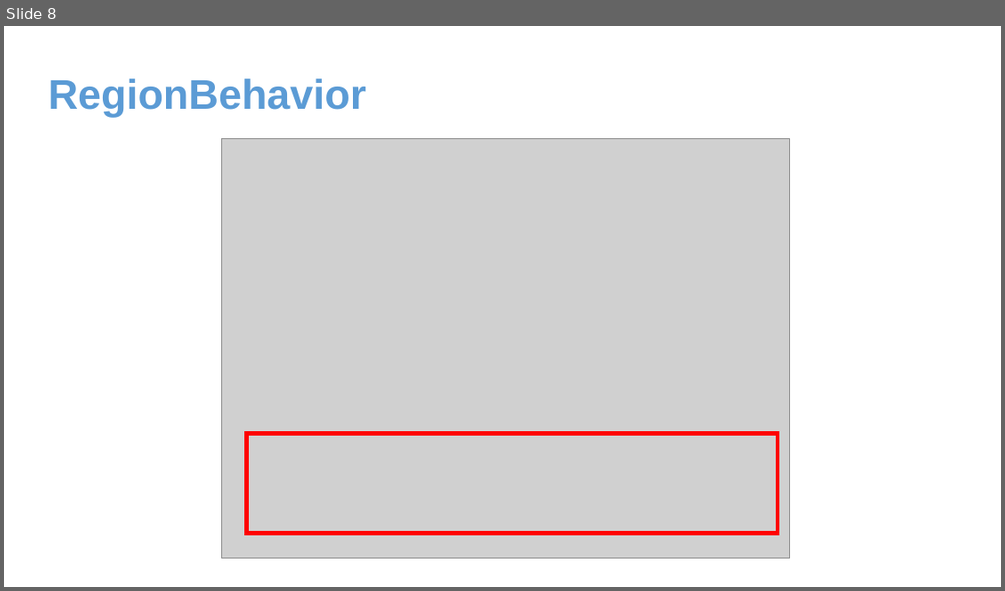
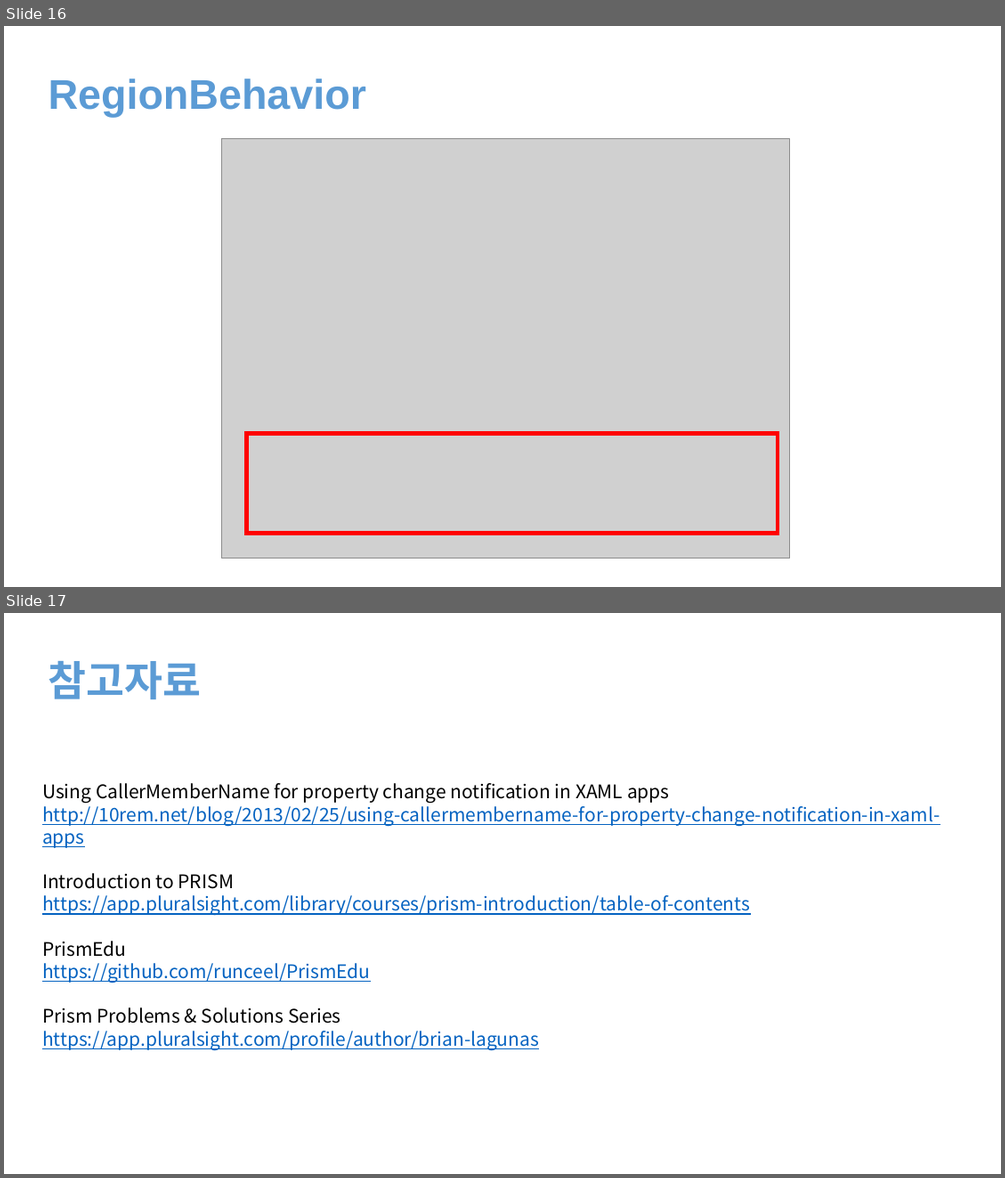
Before and after one commit to juniair/Summary-PPT, a slide deck: Prism.pptx. Shown one above the other, each under a label of ours: slide 8 before the commit, slides 16 and 17 after it. The pictures are 1005x591 and 1005x1178 pixels, drawn with LibreOffice and Linux fonts; fonts in the diff are those of the drawing; grey boxes stand for pictures. Boxes give left, top, right and bottom in pixels: in the first picture for what was removed or moved away, otherwise in the second. Text is boxed around its words. In the diff, an @@ line names an element or a change of style, - is before the commit and + after.

```diff
--- a/Prism.pptx
+++ b/Prism.pptx
@@ slide 17 added at [4, 613, 1001, 1174], background #FFFFFF @@
@@ text added at [48, 661, 202, 699], 40 pt, text #5B9BD5, bold @@
+참고자료
@@ text added at [42, 783, 939, 1050], 18 pt, text #0563C1, underline @@
+Using CallerMemberName for property change notification in XAML apps
+http://10rem.net/blog/2013/02/25/using-callermembername-for-property-change-notification-in-xaml-apps
+Introduction to PRISM
+https://app.pluralsight.com/library/courses/prism-introduction/table-of-contents
+PrismEdu
+https://github.com/runceel/PrismEdu
+Prism Problems & Solutions Series
+https://app.pluralsight.com/profile/author/brian-lagunas
@@ what was slide 8 is now slide 16 @@
```
Also in this commit, not shown: 3 slides changed, 9 other slides added, 1 slide removed.
